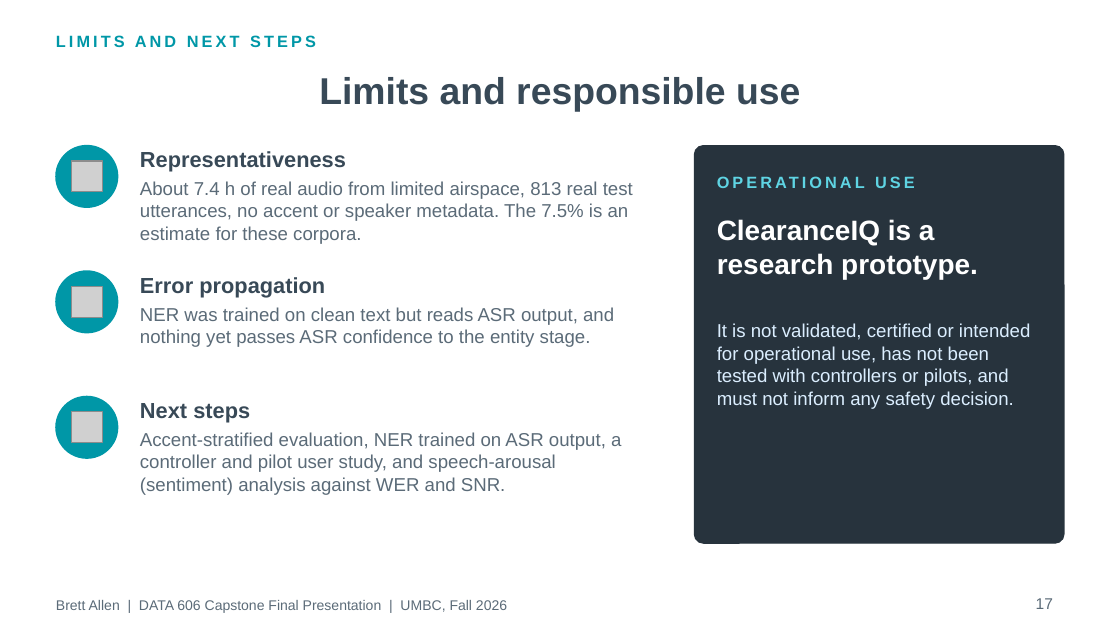
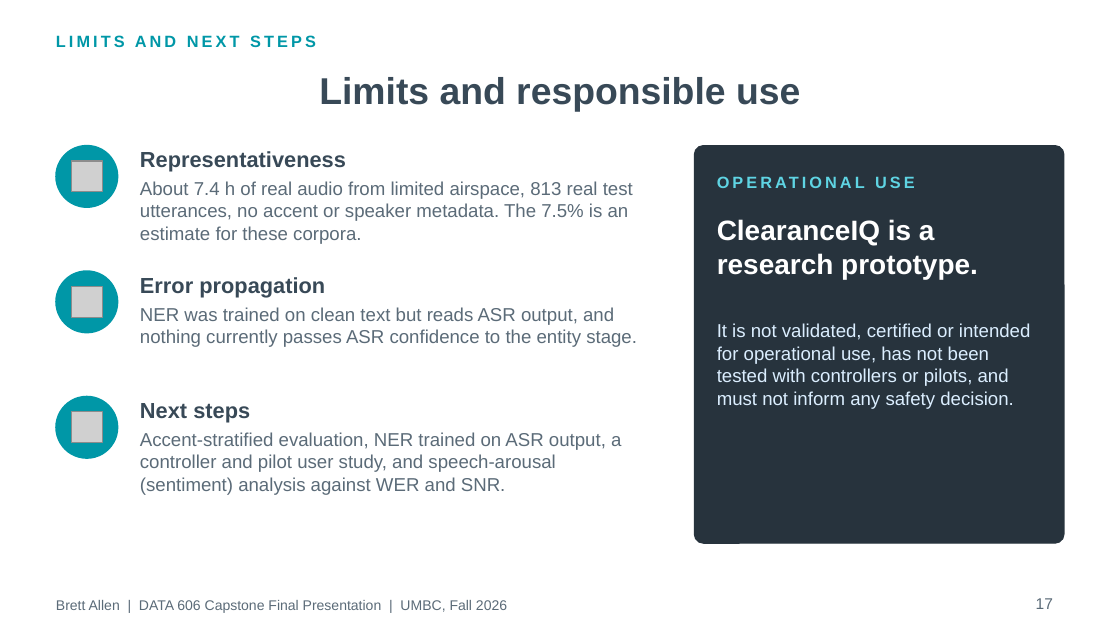
Before and after one commit to BrettFX/UMBC-DATA606-Capstone, a slide deck: slide 17 of docs/Allen_DATA_606_Capstone_Final.pptx. Drawn at 1120x630 pixels with LibreOffice and Linux fonts; fonts in the diff are those of the drawing; grey boxes stand for pictures. Boxes give left, top, right and bottom in pixels: in the first picture for what was removed or moved away, otherwise in the second. Text is boxed around its words. In the diff, an @@ line names an element or a change of style, - is before the commit and + after.

Commit message:
Update final presentation slides Adjust wording and visuals, etc.

```diff
--- a/docs/Allen_DATA_606_Capstone_Final.pptx
+++ b/docs/Allen_DATA_606_Capstone_Final.pptx
@@ text at (140, 307, 637, 347): text changed @@
-NER was trained on clean text but reads ASR output, and nothing yet passes ASR confidence to the entity stage.
+NER was trained on clean text but reads ASR output, and nothing currently passes ASR confidence to the entity stage.
```
Also in this commit, not shown: 16 other slides changed, 1 other file.
